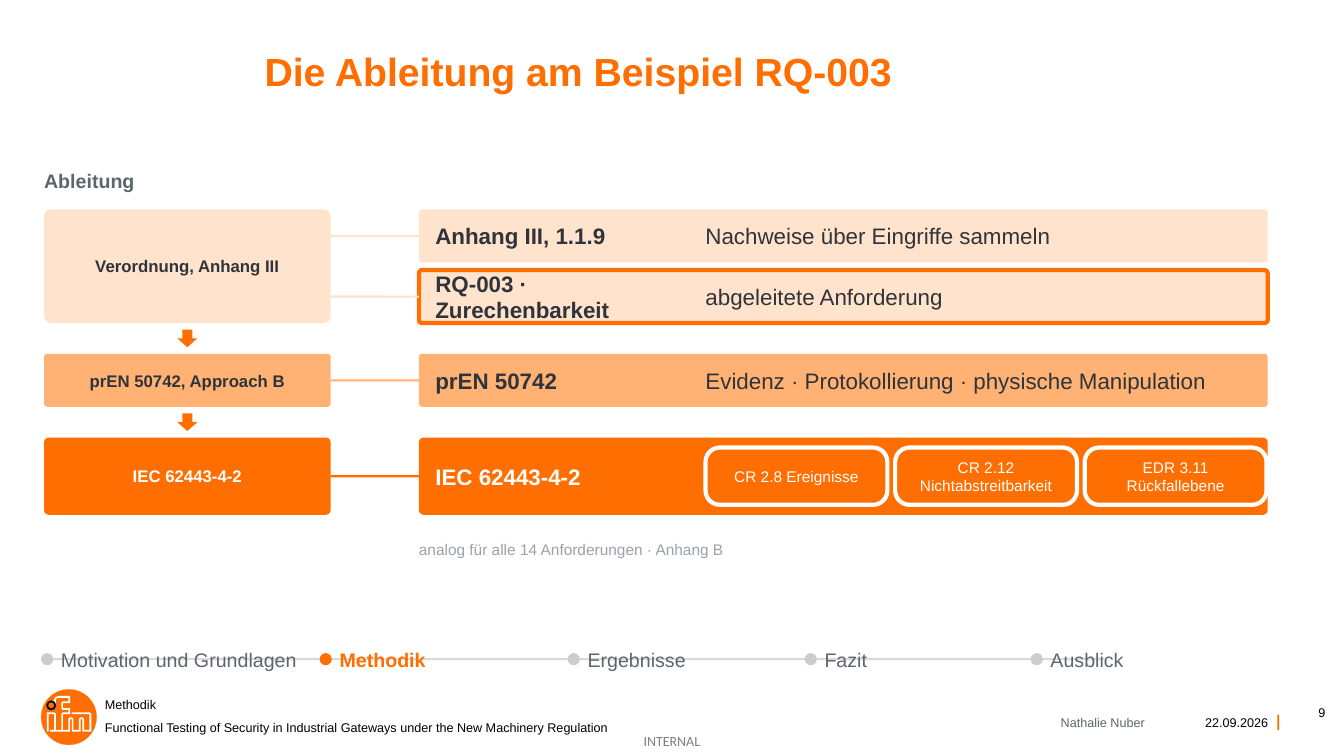
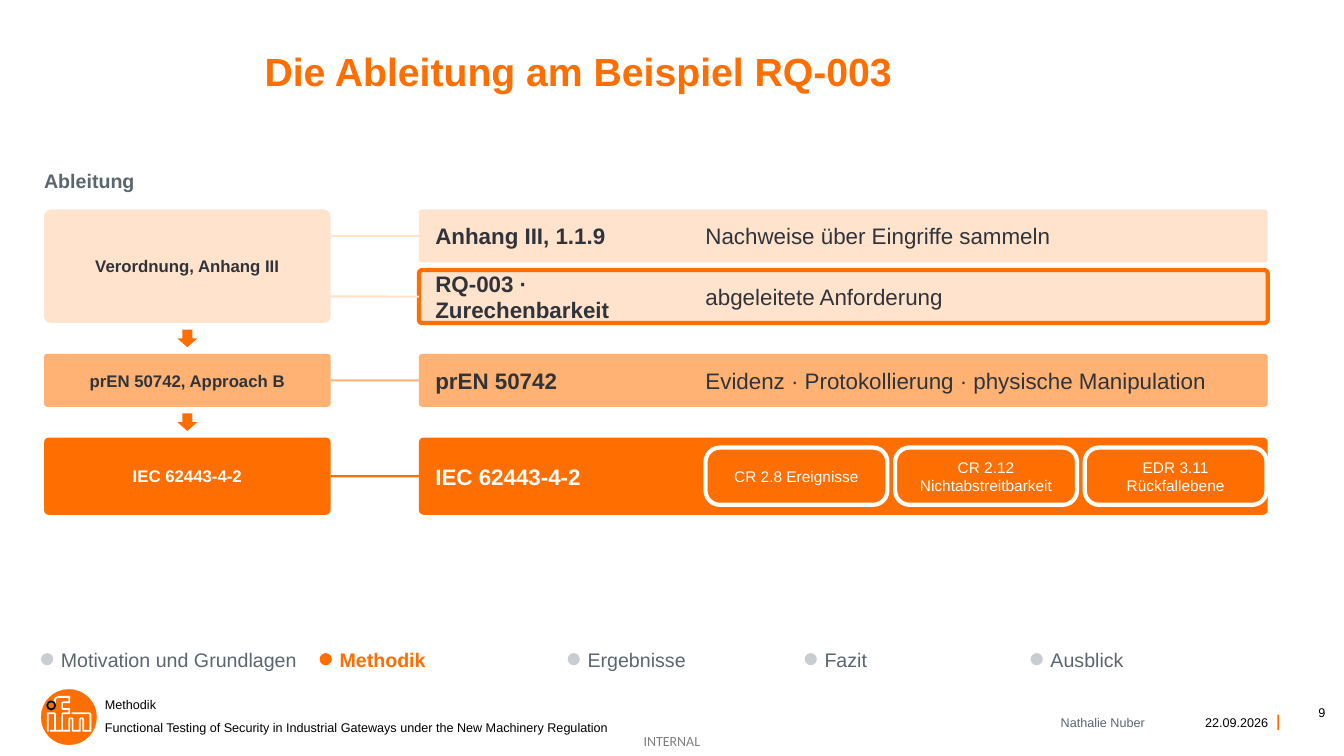
Before and after one commit to nathalienr/Bachelorarbeit, a slide deck: slide 9 of Functional Testing of Security in Industrial Gateways under the New Machinery Regulation.pptx. Drawn at 1344x756 pixels with LibreOffice and Linux fonts; fonts in the diff are those of the drawing; background and template pictures are left out. Boxes give left, top, right and bottom in pixels: in the first picture for what was removed or moved away, otherwise in the second. Text is boxed around its words. In the diff, an @@ line names an element or a change of style, - is before the commit and + after.

```diff
--- a/Functional Testing of Security in Industrial Gateways under the New Machinery Regulation.pptx
+++ b/Functional Testing of Security in Industrial Gateways under the New Machinery Regulation.pptx
@@ text removed at (x1=419, y1=544, x2=723, y2=558) @@
-analog für alle 14 Anforderungen · Anhang B
@@ rectangle removed at (x1=41, y1=658, x2=1105, y2=660) @@
```
Also in this commit, not shown: 15 other slides changed, 1 other file.
